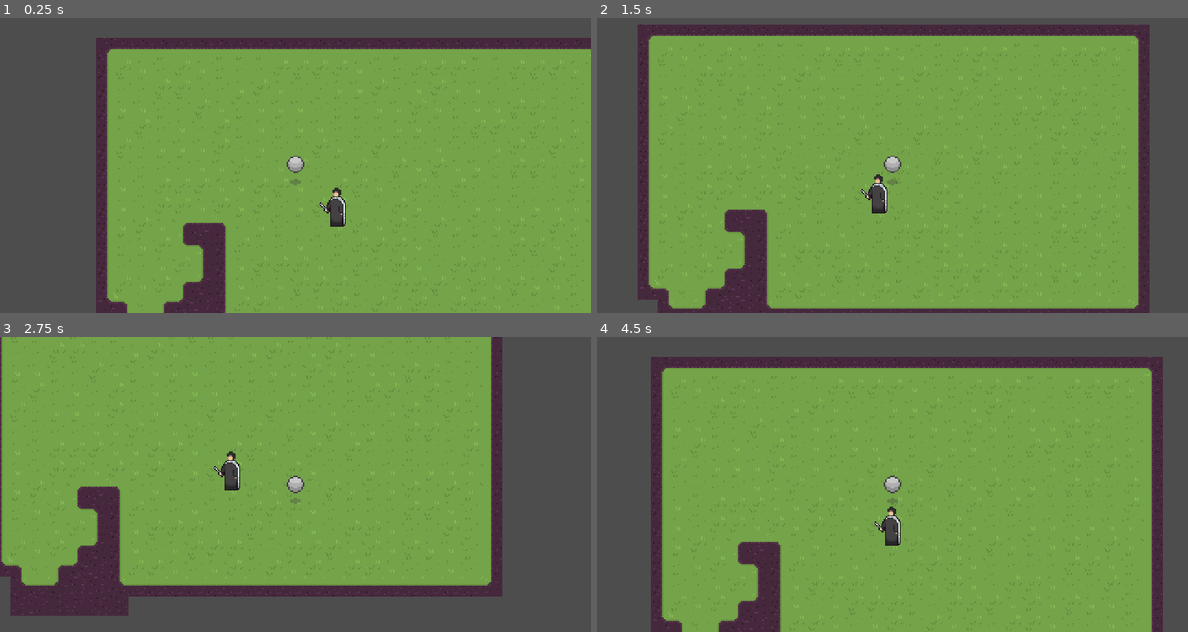
Above: before the commit, frames 1-4 (two rows, left to right).
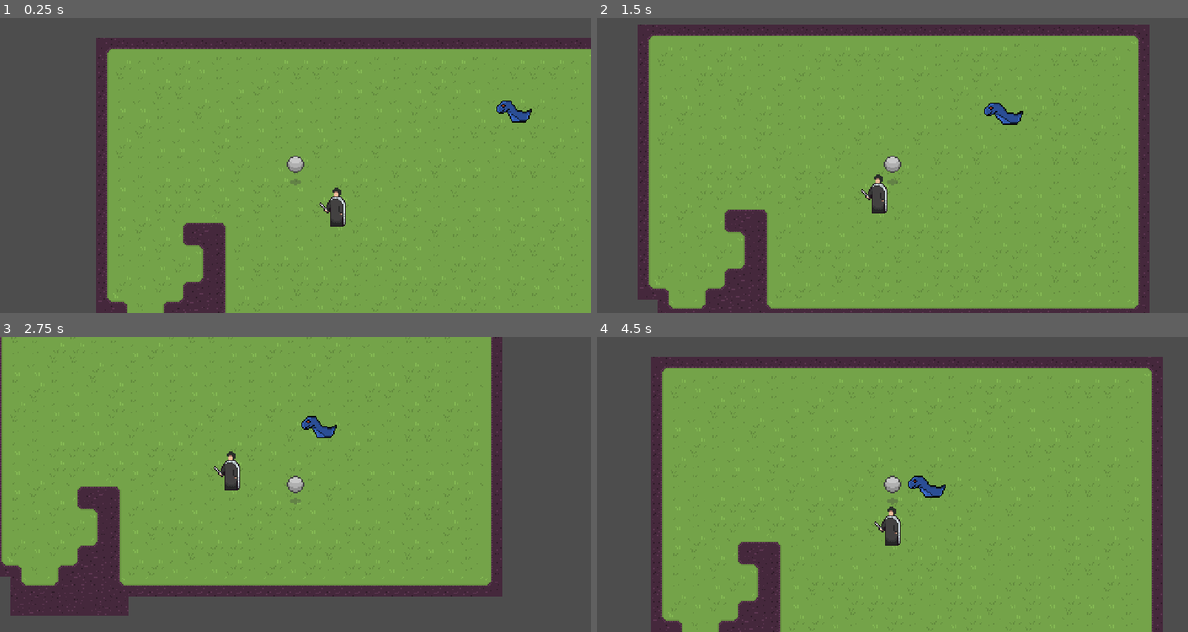
Above: after the commit, the same moments.

Repository: jeisaRaja/evolve-survivors
Game: Godot game, scene res://scenes/main.tscn
Same seed, same stepped clock (60 frames per second), same inputs: the game is played once before the commit and once after it. The project has no main scene, so this scene is started directly.
Inputs:
- Up to frame 1 (0.25 s): no input
- Up to frame 2 (1.5 s): hold D (right) 0.53-1.28 s; hold S (down) from 1.28 s (still down)
- Up to frame 3 (2.75 s): release S (down) at 2.03 s; hold D (right) from 2.03 s (still down)
- Up to frame 4 (4.5 s): release D (right) at 2.78 s; hold W (up) 2.78-3.53 s; hold A (left) from 3.53 s (still down)

The runs differ from the first frame. In frame 1, 0.2% of the frame differs, in the area x 84-90%, y 28-36%; in frame 2, 0.3%, in the area x 65-73%, y 28-37%; in frame 3, 0.2%; in frame 4, 0.3%.

Commit message:
add enemy level 1 int

Diff:
--- /dev/null
+++ b/components/enemy_ai.gd
@@ -0,0 +1,24 @@
+extends Node
+class_name EnemyAI
+
+@onready var enemy = self.owner as CharacterBody2D
+var player: Player
+
+
+func _ready():
+	pass
+
+
+func _physics_process(_delta):
+	if not player:
+		player = Game.player
+		return
+	var distance_to_player = enemy.global_position.distance_to(player.global_position)
+	if distance_to_player <= 5:
+		return
+	enemy.velocity = enemy.global_position.direction_to(player.position) * 35
+	enemy.move_and_slide()
+	if enemy.velocity.x > 0:
+		enemy.sprite.flip_h = true
+	else:
+		enemy.sprite.flip_h = false
--- /dev/null
+++ b/globals/game.gd
@@ -0,0 +1,6 @@
+extends Node
+
+var player : Player
+
+func _ready():
+	pass
--- a/project.godot
+++ b/project.godot
@@ -13,6 +13,10 @@
 config/name="evolution-vampire-survivor"
 config/features=PackedStringArray("4.3", "Forward Plus")
 config/icon="res://icon.svg"
+
+[autoload]
+
+Game="*res://globals/game.gd"
 
 [display]
 
--- /dev/null
+++ b/scenes/characters/enemies/enemy_int_0.gd
@@ -0,0 +1,8 @@
+extends CharacterBody2D
+
+@onready var sprite = $Sprite2D
+@onready var animation_player = $AnimationPlayer
+
+
+func _ready():
+	animation_player.play("walk")
--- /dev/null
+++ b/scenes/characters/enemies/enemy_int_0.tscn
@@ -0,0 +1,69 @@
+[gd_scene load_steps=8 format=3 uid="uid://dekaj5nirhm57"]
+
+[ext_resource type="Script" path="res://scenes/characters/enemies/enemy_int_0.gd" id="1_7wqpa"]
+[ext_resource type="Texture2D" uid="uid://cqjd10wklfph8" path="res://arts/monster_int_1.png" id="1_q0x3k"]
+[ext_resource type="Script" path="res://components/enemy_ai.gd" id="2_bwksv"]
+
+[sub_resource type="Animation" id="Animation_r18uy"]
+resource_name = "walk"
+length = 0.8
+loop_mode = 1
+step = 0.1
+tracks/0/type = "value"
+tracks/0/imported = false
+tracks/0/enabled = true
+tracks/0/path = NodePath("Sprite2D:frame")
+tracks/0/interp = 1
+tracks/0/loop_wrap = true
+tracks/0/keys = {
+"times": PackedFloat32Array(0, 0.2, 0.4, 0.6),
+"transitions": PackedFloat32Array(1, 1, 1, 1),
+"update": 1,
+"values": [0, 1, 2, 3]
+}
+
+[sub_resource type="Animation" id="Animation_thyw0"]
+length = 0.001
+tracks/0/type = "value"
+tracks/0/imported = false
+tracks/0/enabled = true
+tracks/0/path = NodePath("Sprite2D:frame")
+tracks/0/interp = 1
+tracks/0/loop_wrap = true
+tracks/0/keys = {
+"times": PackedFloat32Array(0),
+"transitions": PackedFloat32Array(1),
+"update": 1,
+"values": [0]
+}
+
+[sub_resource type="AnimationLibrary" id="AnimationLibrary_jim6a"]
+_data = {
+"RESET": SubResource("Animation_thyw0"),
+"walk": SubResource("Animation_r18uy")
+}
+
+[sub_resource type="CapsuleShape2D" id="CapsuleShape2D_k2a3m"]
+radius = 9.0
+height = 26.0
+
+[node name="EnemyInt0" type="CharacterBody2D"]
+collision_layer = 2
+collision_mask = 0
+script = ExtResource("1_7wqpa")
+
+[node name="Sprite2D" type="Sprite2D" parent="."]
+texture = ExtResource("1_q0x3k")
+hframes = 4
+
+[node name="AnimationPlayer" type="AnimationPlayer" parent="."]
+libraries = {
+"": SubResource("AnimationLibrary_jim6a")
+}
+
+[node name="CollisionShape2D" type="CollisionShape2D" parent="."]
+rotation = -1.5708
+shape = SubResource("CapsuleShape2D_k2a3m")
+
+[node name="EnemyAI" type="Node" parent="."]
+script = ExtResource("2_bwksv")
--- a/scenes/characters/player/player.gd
+++ b/scenes/characters/player/player.gd
@@ -1,3 +1,4 @@
+class_name Player
 extends CharacterBody2D
 
 @onready var animation_player = $AnimationPlayer as AnimationPlayer
@@ -5,3 +6,4 @@
 
 func _ready():
 	animation_player.play("idle")
+	Game.player = self
--- a/scenes/characters/player/player.tscn
+++ b/scenes/characters/player/player.tscn
@@ -4,6 +4,21 @@
 [ext_resource type="Texture2D" uid="uid://77a1sd6jj7yj" path="res://arts/player_starting.png" id="1_pca40"]
 [ext_resource type="Script" path="res://components/movement.gd" id="2_jdd5h"]
 [ext_resource type="Script" path="res://components/player_input.gd" id="3_c2127"]
+
+[sub_resource type="Animation" id="Animation_nd5rt"]
+length = 0.001
+tracks/0/type = "value"
+tracks/0/imported = false
+tracks/0/enabled = true
+tracks/0/path = NodePath("Sprite2D:frame")
+tracks/0/interp = 1
+tracks/0/loop_wrap = true
+tracks/0/keys = {
+"times": PackedFloat32Array(0),
+"transitions": PackedFloat32Array(1),
+"update": 1,
+"values": [0]
+}
 
 [sub_resource type="Animation" id="Animation_g78aq"]
 resource_name = "idle"
@@ -23,21 +38,6 @@
 "values": [0, 1, 2, 3, 4, 5, 6, 7, 8, 8]
 }
 
-[sub_resource type="Animation" id="Animation_nd5rt"]
-length = 0.001
-tracks/0/type = "value"
-tracks/0/imported = false
-tracks/0/enabled = true
-tracks/0/path = NodePath("Sprite2D:frame")
-tracks/0/interp = 1
-tracks/0/loop_wrap = true
-tracks/0/keys = {
-"times": PackedFloat32Array(0),
-"transitions": PackedFloat32Array(1),
-"update": 1,
-"values": [0]
-}
-
 [sub_resource type="AnimationLibrary" id="AnimationLibrary_xja2l"]
 _data = {
 "RESET": SubResource("Animation_nd5rt"),
@@ -48,6 +48,7 @@
 radius = 6.08276
 
 [node name="Player" type="CharacterBody2D"]
+collision_mask = 0
 script = ExtResource("1_e4ujy")
 
 [node name="Sprite2D" type="Sprite2D" parent="."]
--- a/scenes/main.tscn
+++ b/scenes/main.tscn
@@ -1,8 +1,9 @@
-[gd_scene load_steps=6 format=4 uid="uid://d3onqu3ckpgjf"]
+[gd_scene load_steps=7 format=4 uid="uid://d3onqu3ckpgjf"]
 
 [ext_resource type="Texture2D" uid="uid://bgggbqojkamhe" path="res://arts/tilemap.png" id="1_rwp2c"]
 [ext_resource type="PackedScene" uid="uid://bt0fmdf4wcve4" path="res://scenes/characters/player/player.tscn" id="2_lwivh"]
 [ext_resource type="Texture2D" uid="uid://didtxp11f5ltj" path="res://arts/player_int_1.png" id="3_84e1w"]
+[ext_resource type="PackedScene" uid="uid://dekaj5nirhm57" path="res://scenes/characters/enemies/enemy_int_0.tscn" id="4_5iy2p"]
 
 [sub_resource type="TileSetAtlasSource" id="TileSetAtlasSource_5v1a8"]
 texture = ExtResource("1_rwp2c")
@@ -46,6 +47,9 @@
 tile_map_data = PackedByteArray("AAAWABEAAAAIAAQAAAATABAAAAAIAAQAAAATABEAAAAIAAQAAAATABIAAAAHAAQAAAAUABAAAAAJAAQAAAAUAB …(6240 unchanged characters)…
 tile_set = SubResource("TileSet_gx5t3")
 
+[node name="EnemyInt0" parent="." instance=ExtResource("4_5iy2p")]
+position = Vector2(539, 201)
+
 [node name="Player" parent="." instance=ExtResource("2_lwivh")]
 position = Vector2(354, 248)
 
Binary file added: arts/monster_int_1.png
Not shown, added: arts/monster_int_1.png.import
